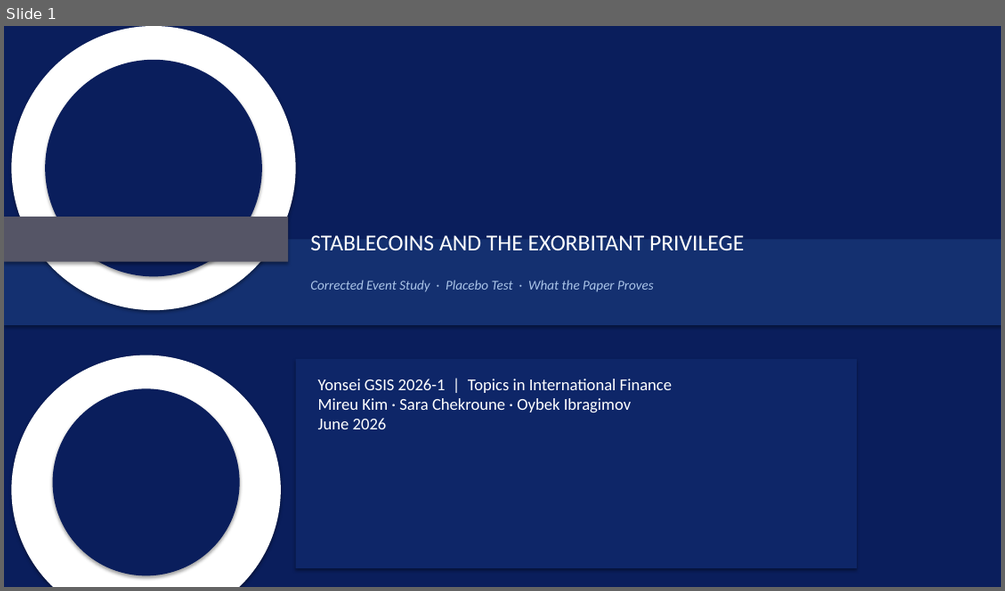
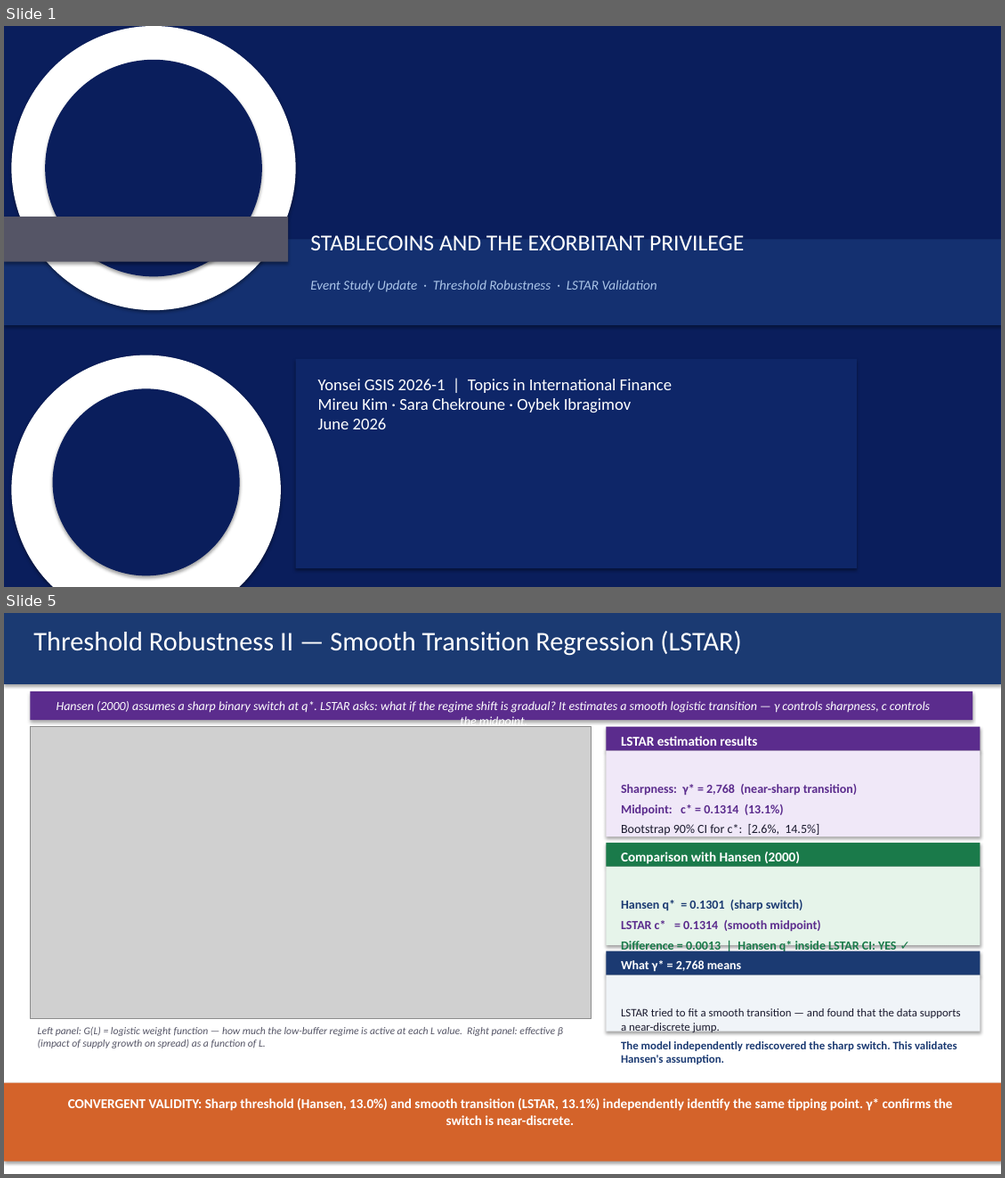
Before and after one commit to kimmireu0921/Stablecoins-and-the-Exorbitant-Privilege, a slide deck: presentations/0602_Stablecoin_Exorbitant_Privilege.pptx. Shown one above the other, each under a label of ours: slide 1 before the commit, slides 1 and 5 after it; the slides between them are not shown. The pictures are 1005x591 and 1005x1178 pixels, drawn with LibreOffice and Linux fonts; fonts in the diff are those of the drawing; grey boxes stand for pictures. Boxes give left, top, right and bottom in pixels: in the first picture for what was removed or moved away, otherwise in the second. Text is boxed around its words. In the diff, an @@ line names an element or a change of style, - is before the commit and + after.

```diff
--- a/presentations/0602_Stablecoin_Exorbitant_Privilege.pptx
+++ b/presentations/0602_Stablecoin_Exorbitant_Privilege.pptx
@@ slide 5 added at (4, 613, 1001, 1174), background #FFFFFF @@
@@ rectangle added at (4, 613, 1001, 1174), fill #FFFFFF @@
@@ rectangle added at (4, 613, 1001, 684), fill #1B3A72 @@
@@ text added at (33, 631, 741, 656), 26 pt, text #FFFFFF @@
+Threshold Robustness II — Smooth Transition Regression (LSTAR)
@@ rectangle added at (30, 691, 972, 720), fill #5B2C8D @@
@@ text added at (57, 701, 930, 727), 12 pt, text #FFFFFF, italic @@
+Hansen (2000) assumes a sharp binary switch at q*. LSTAR asks: what if the regime shift is gradual? It estimates a smooth logistic transition — γ controls sharpness, c controls the midpoint.
@@ picture added at (30, 727, 591, 1018) @@
@@ rectangle added at (606, 727, 979, 751), fill #5B2C8D @@
@@ text added at (621, 736, 757, 746), 13 pt, text #FFFFFF, bold @@
+LSTAR estimation results
@@ rectangle added at (606, 751, 979, 836), fill #F0E8F8 @@
@@ text added at (621, 784, 857, 857), 12 pt, text #1A1A2E @@
+Sharpness: γ* = 2,768 (near-sharp transition)
+Midpoint: c* = 0.1314 (13.1%)
+Bootstrap 90% CI for c*: [2.6%, 14.5%]
+β at G=1 (low buffer): −7.85 bps | β at G=0 (high): −1.84 bps
@@ rectangle added at (606, 843, 979, 867), fill #1A7A4A @@
@@ text added at (621, 852, 800, 864), 13 pt, text #FFFFFF, bold @@
+Comparison with Hansen (2000)
@@ rectangle added at (606, 867, 979, 945), fill #E6F4EA @@
@@ text added at (621, 900, 897, 953), 12 pt, text #1A7A4A, bold @@
+Hansen q* = 0.1301 (sharp switch)
+LSTAR c* = 0.1314 (smooth midpoint)
+Difference = 0.0013 | Hansen q* inside LSTAR CI: YES ✓
@@ rectangle added at (606, 951, 979, 975), fill #1B3A72 @@
@@ rectangle added at (606, 975, 979, 1031), fill #F0F4F8 @@
@@ text added at (621, 960, 741, 972), 12 pt, text #FFFFFF, bold @@
+What γ* = 2,768 means
@@ text added at (621, 1008, 961, 1064), 11 pt, text #1B3A72, bold @@
+LSTAR tried to fit a smooth transition — and found that the data supports a near-discrete jump.
+The model independently rediscovered the sharp switch. This validates Hansen's assumption.
@@ text added at (38, 1027, 563, 1048), 10 pt, text #555566, italic @@
+Left panel: G(L) = logistic weight function — how much the low-buffer regime is active at each L value. Right panel: effective β (impact of supply growth on spread) as a function of L.
@@ rectangle added at (4, 1083, 1001, 1161), fill #D4632A @@
@@ text added at (68, 1098, 953, 1125), 13 pt, text #FFFFFF, bold @@
+CONVERGENT VALIDITY: Sharp threshold (Hansen, 13.0%) and smooth transition (LSTAR, 13.1%) independently identify the same tipping point. γ* confirms the switch is near-discrete.
@@ text added at (979, 1160, 987, 1164), 13 pt, text #555566 @@
+5
@@ slide 1 changed as well @@
@@ text at (310, 280, 657, 292): text changed @@
-Corrected Event Study · Placebo Test · What the Paper Proves
+Event Study Update · Threshold Robustness · LSTAR Validation
```
Also in this commit, not shown: 2 other slides changed, 3 other slides added, 6 slides removed, 2 other files.
